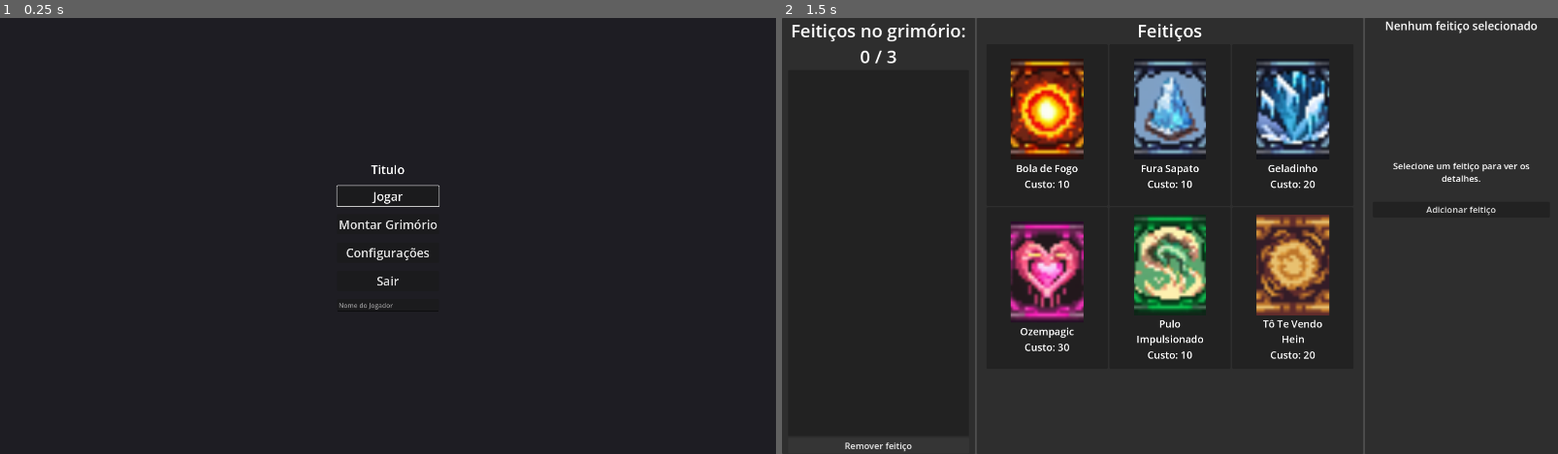
Above: before the commit, frames 1-2 (left to right).
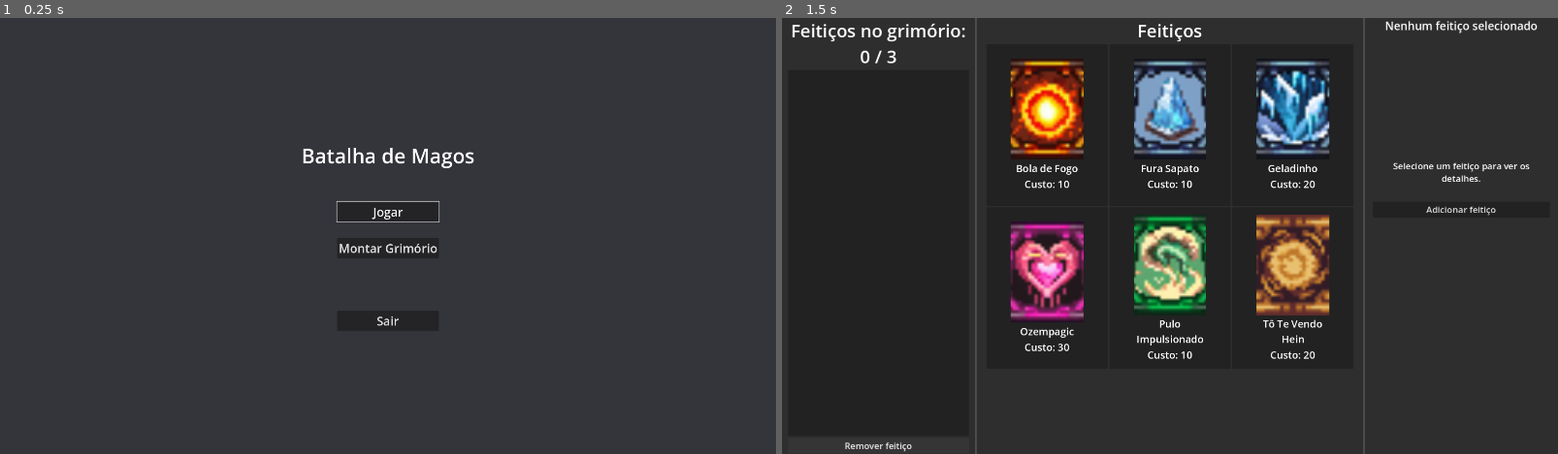
Above: after the commit, the same moments.

Repository: Isaaa43/Saudavel-e-Balanceado
Game: Godot game, scene res://cenas/main_game.tscn
The game is run twice, just before and just after one commit, with the same random seed, the same clock (stepped at 60 frames per second) and the same inputs.
Inputs:
- Up to frame 1 (0.25 s): no input
- Up to frame 2 (1.5 s): click "Montar Grimório" at 0.5 s; click "Remover feitiço" at 1.25 s

The runs differ from the first frame. In frame 1, 2.8% of the frame differs, in the area x 39-62%, y 29-71%; in frame 2, nothing differs.

Commit message:
feat(menu inicial): escolher o IP e port
Jogador pode escolher o IP e Port antes de se conectar

Diff:
--- a/luta-magos/cenas/menus/menu_inicial.tscn
+++ b/luta-magos/cenas/menus/menu_inicial.tscn
@@ -5,9 +5,11 @@
 
 [sub_resource type="StyleBoxEmpty" id="StyleBoxEmpty_mswjp"]
 
+[sub_resource type="StyleBoxEmpty" id="StyleBoxEmpty_avi7h"]
+
 [sub_resource type="StyleBoxEmpty" id="StyleBoxEmpty_ifal0"]
 
-[node name="MenuInicial" type="Control" unique_id=1487474413 node_paths=PackedStringArray("focus_inicial")]
+[node name="MenuInicial" type="Control" unique_id=1487474413 node_paths=PackedStringArray("focus_inicial", "panel_nome", "panel_jogar")]
 layout_mode = 3
 anchors_preset = 15
 anchor_right = 1.0
@@ -15,7 +17,9 @@
 grow_horizontal = 2
 grow_vertical = 2
 script = ExtResource("1_mswjp")
-focus_inicial = NodePath("UI/VBoxContainer/ButtonJogar")
+focus_inicial = NodePath("UI/VBoxUI/VBoxContainer/ButtonJogar")
+panel_nome = NodePath("PanelNome")
+panel_jogar = NodePath("PanelJogar")
 
 [node name="ColorRect" type="ColorRect" parent="." unique_id=2054214569]
 layout_mode = 1
@@ -24,7 +28,7 @@
 anchor_bottom = 1.0
 grow_horizontal = 2
 grow_vertical = 2
-color = Color(0.11832068, 0.115739785, 0.1374079, 1)
+color = Color(0.20222998, 0.20223743, 0.23100188, 1)
 
 [node name="UI" type="PanelContainer" parent="." unique_id=656276633]
 layout_mode = 1
@@ -41,44 +45,117 @@
 grow_vertical = 2
 theme_override_styles/panel = SubResource("StyleBoxEmpty_mswjp")
 
-[node name="VBoxContainer" type="VBoxContainer" parent="UI" unique_id=1564714164]
-layout_mode = 2
-theme_override_constants/separation = 20
-
-[node name="LabelTitulo" type="Label" parent="UI/VBoxContainer" unique_id=1505035427]
-layout_mode = 2
-theme = ExtResource("2_avi7h")
-text = "Titulo"
+[node name="VBoxUI" type="VBoxContainer" parent="UI" unique_id=1200559368]
+layout_mode = 2
+theme_override_constants/separation = 80
+
+[node name="LabelTitulo" type="Label" parent="UI/VBoxUI" unique_id=1505035427]
+layout_mode = 2
+size_flags_horizontal = 4
+theme = ExtResource("2_avi7h")
+theme_override_font_sizes/font_size = 50
+text = "Batalha de Magos"
 horizontal_alignment = 1
 
-[node name="ButtonJogar" type="Button" parent="UI/VBoxContainer" unique_id=982140214]
+[node name="VBoxContainer" type="VBoxContainer" parent="UI/VBoxUI" unique_id=1564714164]
+layout_mode = 2
+size_flags_horizontal = 4
+theme_override_constants/separation = 40
+
+[node name="ButtonJogar" type="Button" parent="UI/VBoxUI/VBoxContainer" unique_id=982140214]
 layout_mode = 2
 theme = ExtResource("2_avi7h")
 text = "Jogar"
 
-[node name="ButtonDeck" type="Button" parent="UI/VBoxContainer" unique_id=1441490570]
+[node name="ButtonDeck" type="Button" parent="UI/VBoxUI/VBoxContainer" unique_id=1441490570]
 layout_mode = 2
 theme = ExtResource("2_avi7h")
 text = "Montar Grimório"
 
-[node name="ButtonConfig" type="Button" parent="UI/VBoxContainer" unique_id=16031350]
+[node name="ButtonConfig" type="Button" parent="UI/VBoxUI/VBoxContainer" unique_id=16031350]
+visible = false
 layout_mode = 2
 theme = ExtResource("2_avi7h")
 text = "Configurações"
 
-[node name="ButtonSairJogo" type="Button" parent="UI/VBoxContainer" unique_id=1063477149]
+[node name="Separador" type="Control" parent="UI/VBoxUI/VBoxContainer" unique_id=1874725411]
+custom_minimum_size = Vector2(0, 50)
+layout_mode = 2
+
+[node name="ButtonSairJogo" type="Button" parent="UI/VBoxUI/VBoxContainer" unique_id=1063477149]
 layout_mode = 2
 theme = ExtResource("2_avi7h")
 text = "Sair"
 
-[node name="LineEditNomeJogador" type="LineEdit" parent="UI/VBoxContainer" unique_id=563903003]
-layout_mode = 2
+[node name="PanelNome" type="Panel" parent="." unique_id=610391779]
+visible = false
+layout_mode = 1
+anchors_preset = 15
+anchor_right = 1.0
+anchor_bottom = 1.0
+grow_horizontal = 2
+grow_vertical = 2
+theme_override_styles/panel = SubResource("StyleBoxEmpty_avi7h")
+
+[node name="Control" type="Control" parent="PanelNome" unique_id=879224335]
+layout_mode = 1
+anchors_preset = 8
+anchor_left = 0.5
+anchor_top = 0.5
+anchor_right = 0.5
+anchor_bottom = 0.5
+offset_left = -320.0
+offset_top = -202.0
+offset_right = 320.0
+offset_bottom = 202.0
+grow_horizontal = 2
+grow_vertical = 2
+
+[node name="ColorRect2" type="ColorRect" parent="PanelNome/Control" unique_id=886690110]
+layout_mode = 1
+anchors_preset = 15
+anchor_right = 1.0
+anchor_bottom = 1.0
+grow_horizontal = 2
+grow_vertical = 2
+color = Color(0.16862746, 0.16862746, 0.16862746, 1)
+
+[node name="VBoxContainer" type="VBoxContainer" parent="PanelNome/Control" unique_id=1225902]
+layout_mode = 1
+anchors_preset = 8
+anchor_left = 0.5
+anchor_top = 0.5
+anchor_right = 0.5
+anchor_bottom = 0.5
+offset_left = -187.0
+offset_top = -56.5
+offset_right = 187.0
+offset_bottom = 56.5
+grow_horizontal = 2
+grow_vertical = 2
+theme_override_constants/separation = 60
+alignment = 1
+
+[node name="Label" type="Label" parent="PanelNome/Control/VBoxContainer" unique_id=1553227884]
+layout_mode = 2
+size_flags_horizontal = 4
+theme_override_font_sizes/font_size = 40
+text = "Nome:"
+
+[node name="LineEditNomeJogador" type="LineEdit" parent="PanelNome/Control/VBoxContainer" unique_id=563903003]
+layout_mode = 2
+theme_override_font_sizes/font_size = 30
 placeholder_text = "Nome do Jogador"
 max_length = 15
 emoji_menu_enabled = false
 
+[node name="ButtonNome" type="Button" parent="PanelNome/Control/VBoxContainer" unique_id=2119336689]
+layout_mode = 2
+size_flags_horizontal = 4
+theme_override_font_sizes/font_size = 30
+text = "Continuar"
+
 [node name="PanelJogar" type="Panel" parent="." unique_id=222910812]
-visible = false
 layout_mode = 1
 anchors_preset = 15
 anchor_right = 1.0
@@ -95,9 +172,9 @@
 anchor_right = 0.5
 anchor_bottom = 0.5
 offset_left = -282.0
-offset_top = -159.0
+offset_top = -235.0
 offset_right = 282.0
-offset_bottom = 159.0
+offset_bottom = 235.0
 grow_horizontal = 2
 grow_vertical = 2
 
@@ -112,47 +189,95 @@
 
 [node name="Margin" type="MarginContainer" parent="PanelJogar/Control" unique_id=2074578181]
 layout_mode = 1
-anchors_preset = 8
-anchor_left = 0.5
-anchor_top = 0.5
-anchor_right = 0.5
-anchor_bottom = 0.5
-offset_left = -114.0
-offset_top = -55.0
-offset_right = 114.0
-offset_bottom = 55.0
+anchors_preset = 15
+anchor_right = 1.0
+anchor_bottom = 1.0
 grow_horizontal = 2
 grow_vertical = 2
 theme_override_constants/margin_left = 30
-theme_override_constants/margin_top = 30
+theme_override_constants/margin_top = 50
 theme_override_constants/margin_right = 30
 theme_override_constants/margin_bottom = 30
 
 [node name="VBoxContainer" type="VBoxContainer" parent="PanelJogar/Control/Margin" unique_id=1258070193]
 layout_mode = 2
-theme_override_constants/separation = 50
+theme_override_constants/separation = 20
+alignment = 1
+
+[node name="HBoxIP" type="HBoxContainer" parent="PanelJogar/Control/Margin/VBoxContainer" unique_id=572971708]
+layout_mode = 2
+theme_override_constants/separation = 20
+
+[node name="Label" type="Label" parent="PanelJogar/Control/Margin/VBoxContainer/HBoxIP" unique_id=1809326957]
+layout_mode = 2
+theme_override_font_sizes/font_size = 30
+text = "IP:    "
+
+[node name="LineEditIp" type="LineEdit" parent="PanelJogar/Control/Margin/VBoxContainer/HBoxIP" unique_id=1234699540]
+layout_mode = 2
+size_flags_horizontal = 3
+theme_override_font_sizes/font_size = 30
+placeholder_text = "127.0.0.1"
+max_length = 30
+
+[node name="HBoxPort" type="HBoxContainer" parent="PanelJogar/Control/Margin/VBoxContainer" unique_id=1729730423]
+layout_mode = 2
+theme_override_constants/separation = 20
+
+[node name="Label" type="Label" parent="PanelJogar/Control/Margin/VBoxContainer/HBoxPort" unique_id=1338436660]
+layout_mode = 2
+theme_override_font_sizes/font_size = 30
+text = "Port:"
+
+[node name="LineEditPort" type="LineEdit" parent="PanelJogar/Control/Margin/VBoxContainer/HBoxPort" unique_id=334507057]
+layout_mode = 2
+size_flags_horizontal = 3
+theme_override_font_sizes/font_size = 30
+text = "45678"
+placeholder_text = "Port"
+max_length = 10
+
+[node name="Separador" type="Control" parent="PanelJogar/Control/Margin/VBoxContainer" unique_id=1771329285]
+custom_minimum_size = Vector2(0, 20)
+layout_mode = 2
 
 [node name="HBoxContainer" type="HBoxContainer" parent="PanelJogar/Control/Margin/VBoxContainer" unique_id=1176957740]
 layout_mode = 2
 theme_override_constants/separation = 30
+alignment = 1
 
 [node name="ButtonHost" type="Button" parent="PanelJogar/Control/Margin/VBoxContainer/HBoxContainer" unique_id=1751161071]
 layout_mode = 2
-theme = ExtResource("2_avi7h")
+size_flags_horizontal = 3
+theme = ExtResource("2_avi7h")
+theme_override_font_sizes/font_size = 40
 text = "Host"
 
+[node name="Separador3" type="Control" parent="PanelJogar/Control/Margin/VBoxContainer/HBoxContainer" unique_id=1952039223]
+custom_minimum_size = Vector2(30, 0)
+layout_mode = 2
+
 [node name="ButtonJoin" type="Button" parent="PanelJogar/Control/Margin/VBoxContainer/HBoxContainer" unique_id=1125638021]
 layout_mode = 2
-theme = ExtResource("2_avi7h")
+size_flags_horizontal = 3
+theme = ExtResource("2_avi7h")
+theme_override_font_sizes/font_size = 40
 text = "Join"
 
+[node name="Separador2" type="Control" parent="PanelJogar/Control/Margin/VBoxContainer" unique_id=240775113]
+layout_mode = 2
+size_flags_vertical = 3
+
 [node name="ButtonCancelar" type="Button" parent="PanelJogar/Control/Margin/VBoxContainer" unique_id=1606311039]
 layout_mode = 2
+theme_override_font_sizes/font_size = 25
 text = "Cancelar"
 
-[connection signal="pressed" from="UI/VBoxContainer/ButtonJogar" to="." method="_on_button_jogar_pressed"]
-[connection signal="pressed" from="UI/VBoxContainer/ButtonDeck" to="." method="_on_button_deck_pressed"]
-[connection signal="pressed" from="UI/VBoxContainer/ButtonSairJogo" to="." method="_on_button_sair_jogo_pressed"]
+[connection signal="pressed" from="UI/VBoxUI/VBoxContainer/ButtonJogar" to="." method="_on_button_jogar_pressed"]
+[connection signal="pressed" from="UI/VBoxUI/VBoxContainer/ButtonDeck" to="." method="_on_button_deck_pressed"]
+[connection signal="pressed" from="UI/VBoxUI/VBoxContainer/ButtonSairJogo" to="." method="_on_button_sair_jogo_pressed"]
+[connection signal="text_changed" from="PanelNome/Control/VBoxContainer/LineEditNomeJogador" to="." method="_on_line_edit_nome_jogador_text_changed"]
+[connection signal="pressed" from="PanelNome/Control/VBoxContainer/ButtonNome" to="." method="_on_button_nome_pressed"]
 [connection signal="pressed" from="PanelJogar/Control/Margin/VBoxContainer/HBoxContainer/ButtonHost" to="." method="_on_button_host_pressed"]
 [connection signal="pressed" from="PanelJogar/Control/Margin/VBoxContainer/HBoxContainer/ButtonJoin" to="." method="_on_button_join_pressed"]
 [connection signal="pressed" from="PanelJogar/Control/Margin/VBoxContainer/ButtonCancelar" to="." method="_on_button_cancelar_pressed"]
--- a/luta-magos/scripts/menus/menu_inicial.gd
+++ b/luta-magos/scripts/menus/menu_inicial.gd
@@ -1,11 +1,17 @@
 extends Control
 
 @export var focus_inicial: Control
+@export var panel_nome: Panel
+@export var panel_jogar: Panel
 
 @onready var ui: PanelContainer = $UI
-@onready var panel_jogar: Panel = $PanelJogar
-@onready var line_edit_nome_jogador: LineEdit = $UI/VBoxContainer/LineEditNomeJogador
+
+@onready var line_edit_nome_jogador: LineEdit = $PanelNome/Control/VBoxContainer/LineEditNomeJogador
+@onready var button_nome: Button = $PanelNome/Control/VBoxContainer/ButtonNome
+
 @onready var button_join: Button = $PanelJogar/Control/Margin/VBoxContainer/HBoxContainer/ButtonJoin
+@onready var line_edit_ip: LineEdit = $PanelJogar/Control/Margin/VBoxContainer/HBoxIP/LineEditIp
+@onready var line_edit_port: LineEdit = $PanelJogar/Control/Margin/VBoxContainer/HBoxPort/LineEditPort
 
 func _on_button_sair_jogo_pressed() -> void:
 	get_tree().quit()
@@ -29,6 +35,8 @@
 	# TODO: REMOVER
 	_debug_auto_multiplas_inst()
 
+	ui.show()
+	panel_nome.hide()
 	panel_jogar.hide()
 	# TODO: criar loading
 	Network.client_connection_failed.connect(_habilitar_button_join.bind(true))
@@ -37,25 +45,20 @@
 
 
 func _on_button_jogar_pressed() -> void:
-	panel_jogar.show()
+	panel_nome.show()
 	ui.hide()
-	# TODO:
-	button_join.grab_focus()
-	# pegar nome
-	var nome_jog := line_edit_nome_jogador.text
-	if nome_jog.length() < 2:
-		nome_jog = "Jog_" + str(randi_range(1000, 9999))
-	print("nome_jog ", nome_jog)
-	Network.client.dados_jogador.nome = nome_jog
+	line_edit_nome_jogador.grab_focus()
+	button_nome.disabled = line_edit_nome_jogador.text.length() < 2
 
 func _on_button_cancelar_pressed() -> void:
-	panel_jogar.hide()
-	ui.show()
+	TrocaCenaTemp.go_to_menu_inicial()
 
 func _on_button_host_pressed() -> void:
+	_pegar_dados_conexao()
 	Network.server.criar_lobby()
 
 func _on_button_join_pressed() -> void:
+	_pegar_dados_conexao()
 	Network.client.entrar_lobby()
 	# TODO: criar loading
 	_habilitar_button_join(false)
@@ -72,3 +75,32 @@
 func _on_button_deck_pressed() -> void:
 	TrocaCenaTemp.menu_deck()
 	pass # Replace with function body.
+
+func _show_conectar() -> void:
+	panel_jogar.show()
+	panel_nome.hide()
+	ui.hide()
+	#
+	button_join.grab_focus()
+	#
+	line_edit_ip.text = Network.get_ip()
+	line_edit_port.text = str(Network.PORT)
+
+func _pegar_dados_conexao() -> void:
+	var ip : String = line_edit_ip.text
+	var port : int = int(line_edit_port.text)
+	Network.IP_ADDR = ip
+	Network.PORT = port
+
+func _on_button_nome_pressed() -> void:
+	# pegar nome
+	var nome_jog := line_edit_nome_jogador.text
+	if nome_jog.length() < 2:
+		nome_jog = "Jog_" + str(randi_range(1000, 9999))
+	print("nome_jog ", nome_jog)
+	Network.client.dados_jogador.nome = nome_jog
+	#
+	_show_conectar()
+
+func _on_line_edit_nome_jogador_text_changed(_new_text: String) -> void:
+	button_nome.disabled = _new_text.length() < 2
--- a/luta-magos/scripts/network/conexao/network.gd
+++ b/luta-magos/scripts/network/conexao/network.gd
@@ -8,8 +8,8 @@
 
 const SERVER_ID := 1
 
-const PORT			:= 54321
-const IP_ADDR		:= "localhost"
+var PORT			:= 45678
+var IP_ADDR			:= "127.0.0.1"
 const MAX_CLIENTS 	:= 2
 
 var server : NetworkServer
@@ -102,6 +102,20 @@
 	return true
 
 # ------------------------------------------------------------------------------
+# Dados Conexao
+# ------------------------------------------------------------------------------
+
+func get_ip() -> String:
+	for address in IP.get_local_addresses():
+		# pega enderecos IP v4
+		if (address.split('.').size() == 4):
+			# IP interno, normalmente na forma 192.168.*.*
+			if address.contains("192.168"):
+				return address
+	# IP para localhost, ambos jogos rodando no mesmo PC
+	return "127.0.0.1"
+
+# ------------------------------------------------------------------------------
 # Nodos Filhos
 # ------------------------------------------------------------------------------
 
--- a/luta-magos/scripts/network/conexao/network_server.gd
+++ b/luta-magos/scripts/network/conexao/network_server.gd
@@ -21,6 +21,8 @@
 
 	TrocaCenaTemp.go_to_menu_partida()
 	Network.logs.add_conexao_texto("Lobby criado")
+	Network.logs.add_conexao_texto("IP: " + Network.IP_ADDR)
+	Network.logs.add_conexao_texto("Port: %d" % Network.PORT)
 	# salva o peer_id do server nos dados do jog
 	Network.client.dados_jogador.peer_id = Network.SERVER_ID
 	# cria os dados do jogador que criou o lobby
